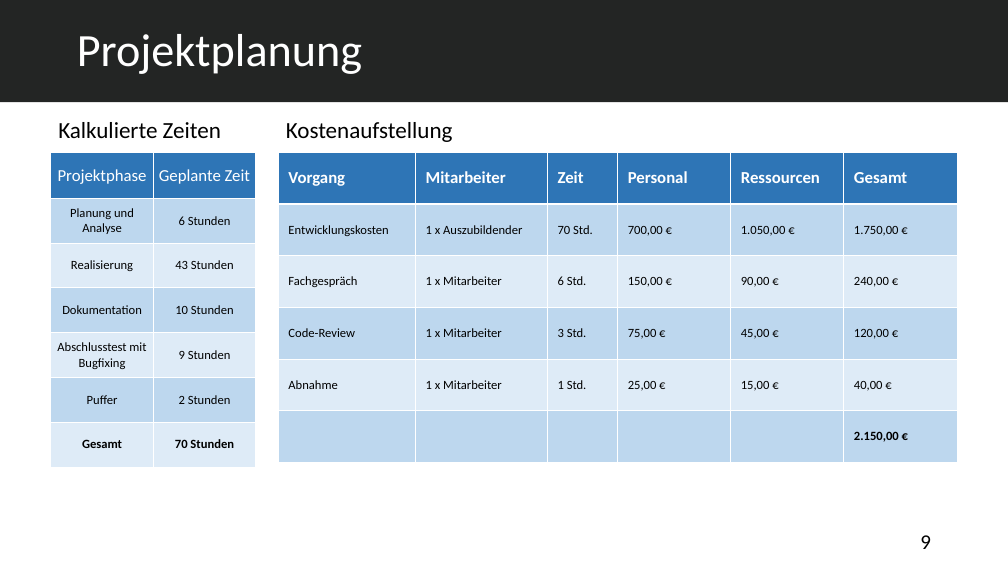
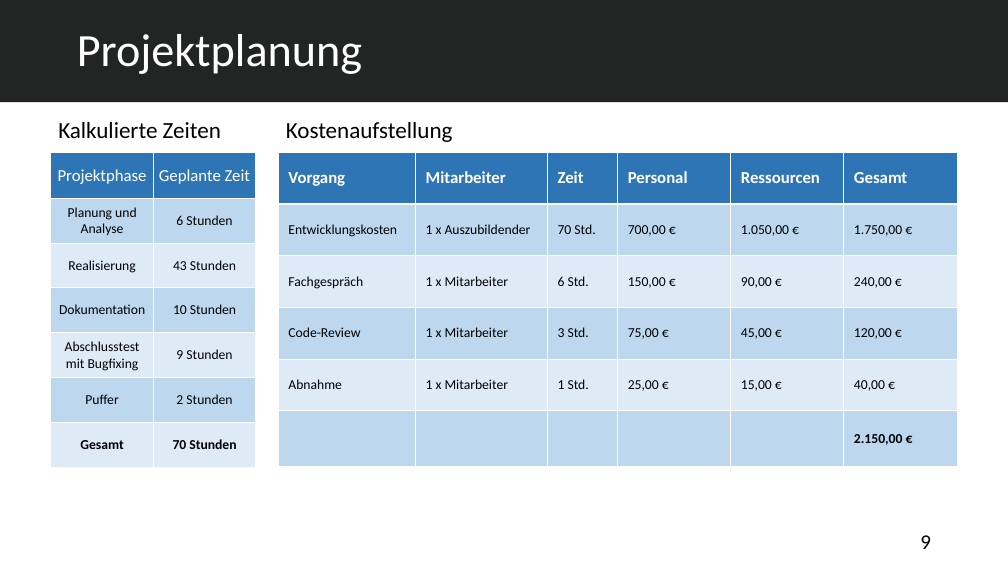
Before and after one commit to abdulsalam-emesh/Projektspresentation, a slide deck: slide 9 of Auszubildenden Verwaltungssystem - v2.pptx. Drawn at 1008x567 pixels with LibreOffice and Linux fonts; fonts in the diff are those of the drawing. Boxes give left, top, right and bottom in pixels: in the first picture for what was removed or moved away, otherwise in the second. Text is boxed around its words. In the diff, an @@ line names an element or a change of style, - is before the commit and + after.

```diff
--- a/Auszubildenden Verwaltungssystem - v2.pptx
+++ b/Auszubildenden Verwaltungssystem - v2.pptx
@@ table at bbox=[51, 153, 256, 467] @@
@@ size 12 to 13 pt in "Planung und Analyse", "6 Stunden", "Realisierung", "43 Stunden" and 8 more places @@
@@ table at bbox=[278, 152, 958, 467] @@
@@ size 12 to 13 pt in "Entwicklungskosten", "1 x Auszubildender", "70 Std.", "700,00 €" and 21 more places @@
```
Also in this commit, not shown: 3 other slides changed.
